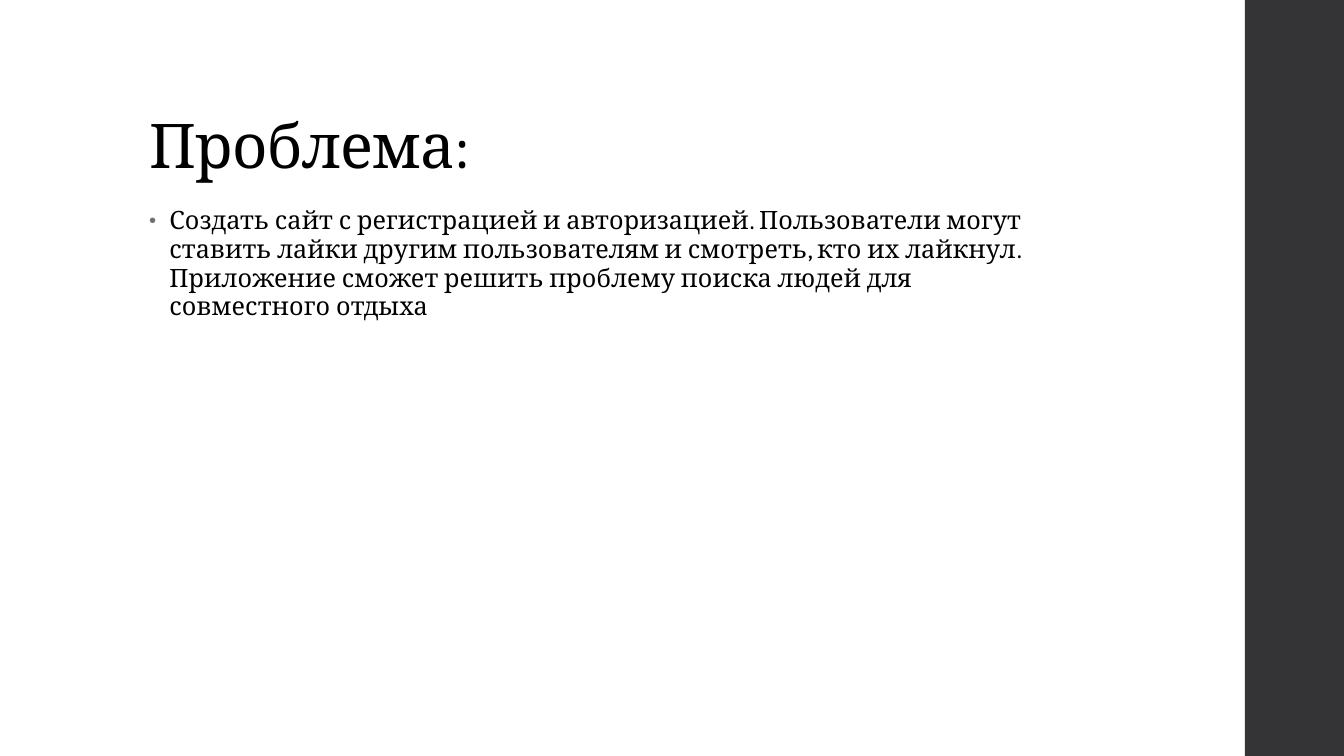
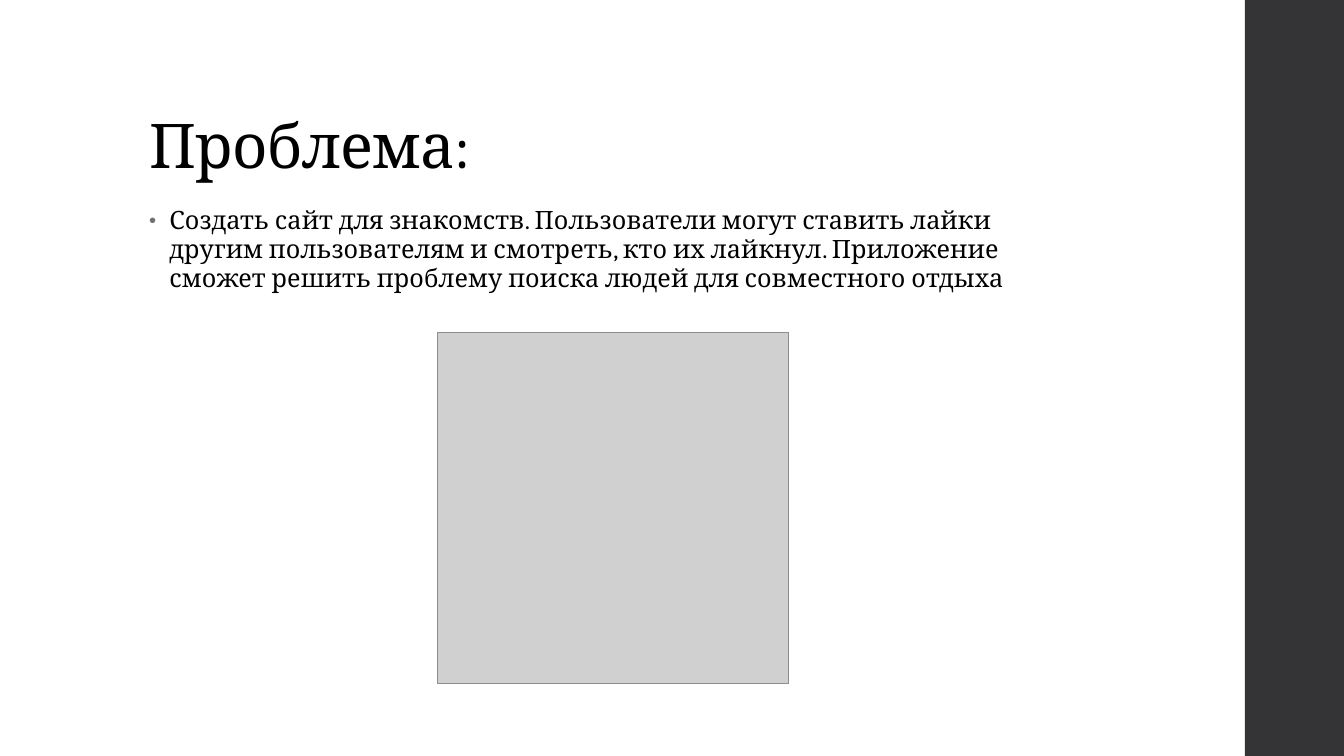
Before and after one commit to andrey-blight/ademy, a slide deck: slide 2 of Pitch/presentation.pptx. Drawn at 1344x756 pixels with LibreOffice and Linux fonts; fonts in the diff are those of the drawing; grey boxes stand for pictures. Boxes give left, top, right and bottom in pixels: in the first picture for what was removed or moved away, otherwise in the second. Text is boxed around its words. In the diff, an @@ line names an element or a change of style, - is before the commit and + after.

```diff
--- a/Pitch/presentation.pptx
+++ b/Pitch/presentation.pptx
@@ text at (169, 210, 1003, 293): text changed @@
-• Создать сайт с регистрацией и авторизацией. Пользователи могут ставить лайки другим пользователям и смотреть, кто их лайкнул. Приложение сможет решить проблему поиска людей для совместного отдыха
+• Создать сайт для знакомств. Пользователи могут ставить лайки другим пользователям и смотреть, кто их лайкнул. Приложение сможет решить проблему поиска людей для совместного отдыха
@@ picture added at (438, 333, 788, 684) @@
```
Also in this commit, not shown: 3 other slides changed, 2 slides added, 1 slide removed, 1 other file.
